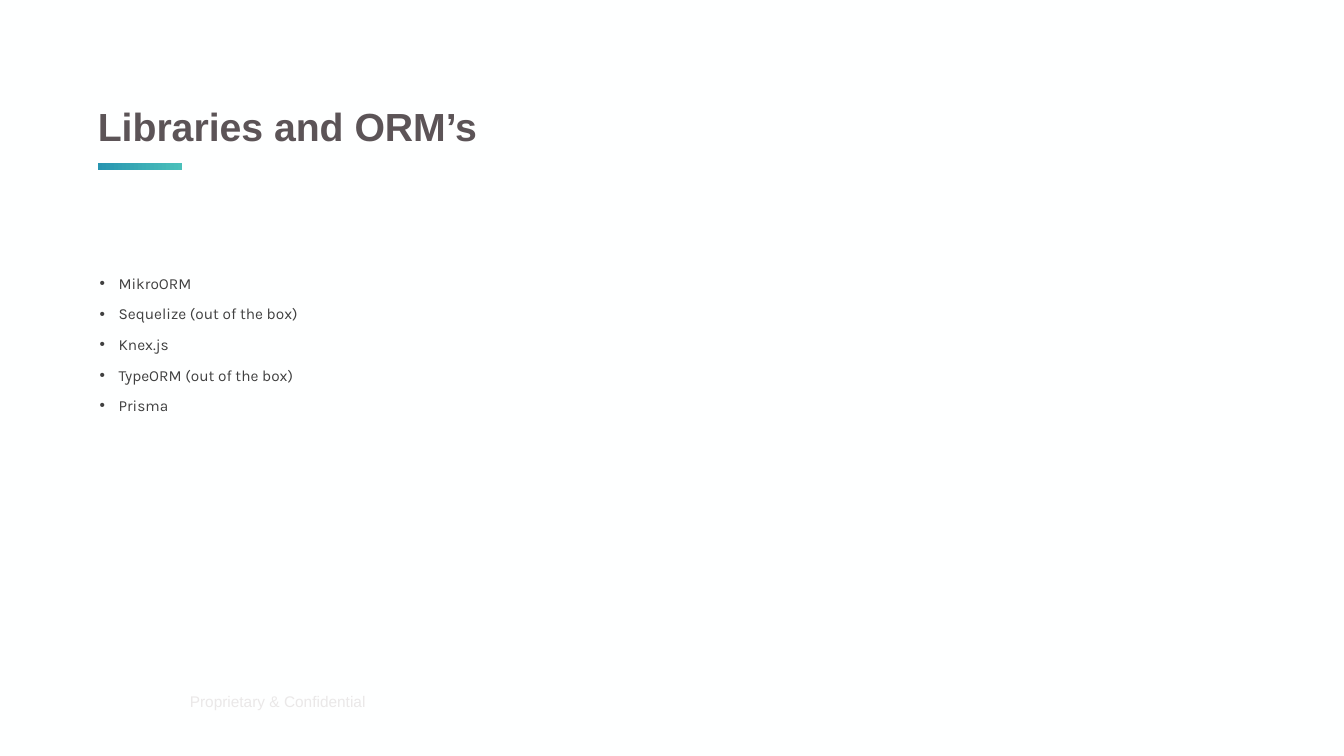
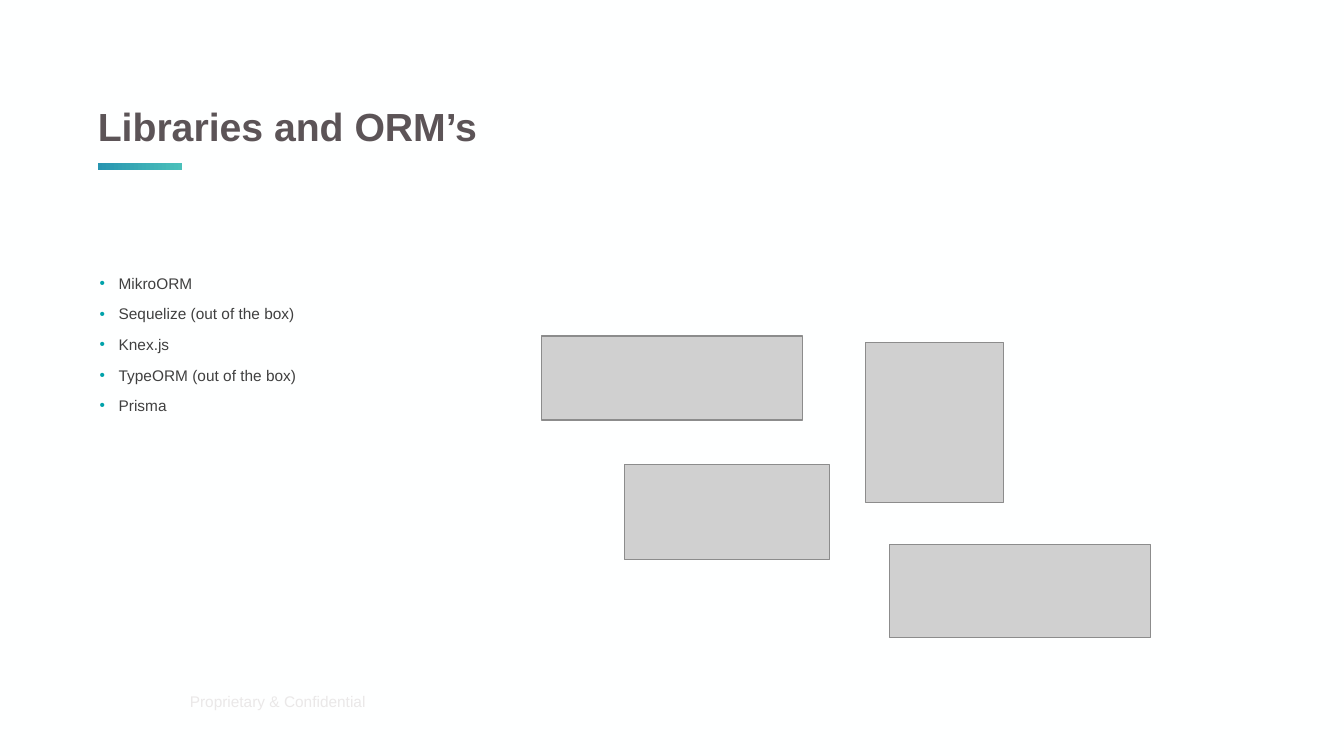
Before and after one commit to pedrompeixoto/nestjs-presentation, a slide deck: slide 6 of data_persistence.pptx (slide 5 before the commit). Drawn at 1344x756 pixels with LibreOffice and Linux fonts; fonts in the diff are those of the drawing; grey boxes stand for pictures; background and template pictures are left out. Boxes give left, top, right and bottom in pixels: in the first picture for what was removed or moved away, otherwise in the second. Text is boxed around its words. In the diff, an @@ line names an element or a change of style, - is before the commit and + after.

```diff
--- a/data_persistence.pptx
+++ b/data_persistence.pptx
@@ text "MikroORM" at (119,278,296,411): font Karla to Arial @@
@@ picture added at (541,336,803,419) @@
@@ picture added at (866,343,1004,503) @@
@@ picture added at (624,465,830,560) @@
@@ picture added at (889,544,1150,638) @@
```
Also in this commit, not shown: 13 other slides changed, 13 slides added, 2 slides removed, 13 other files.
